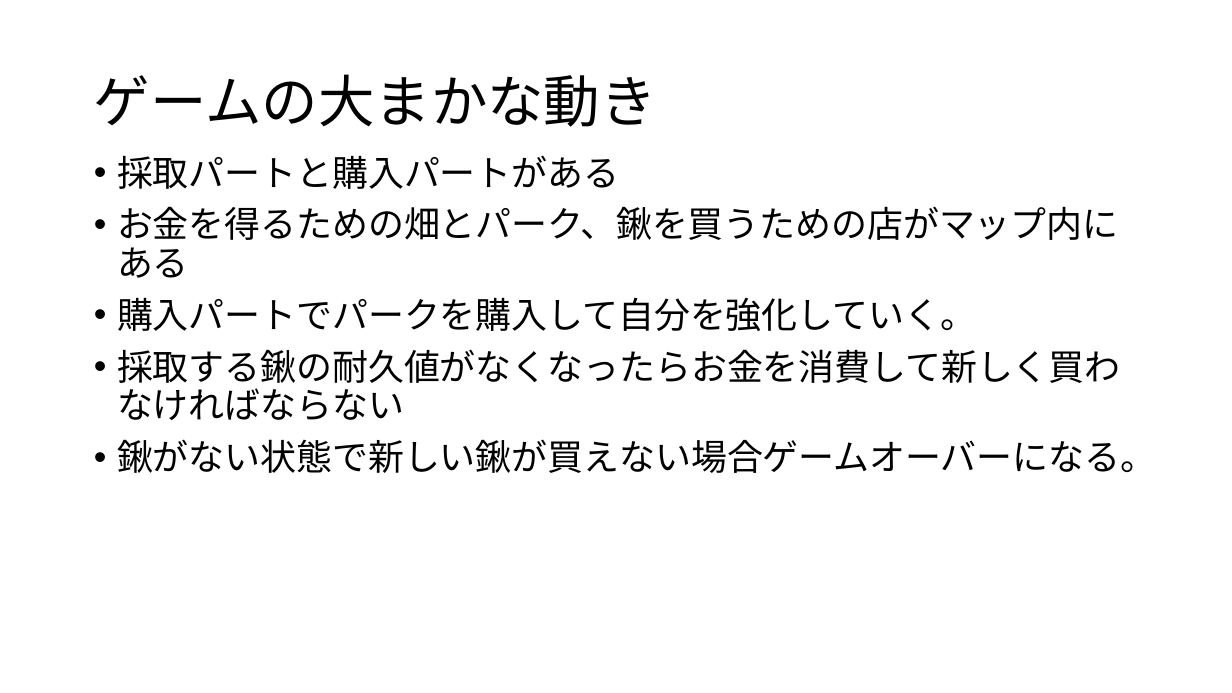
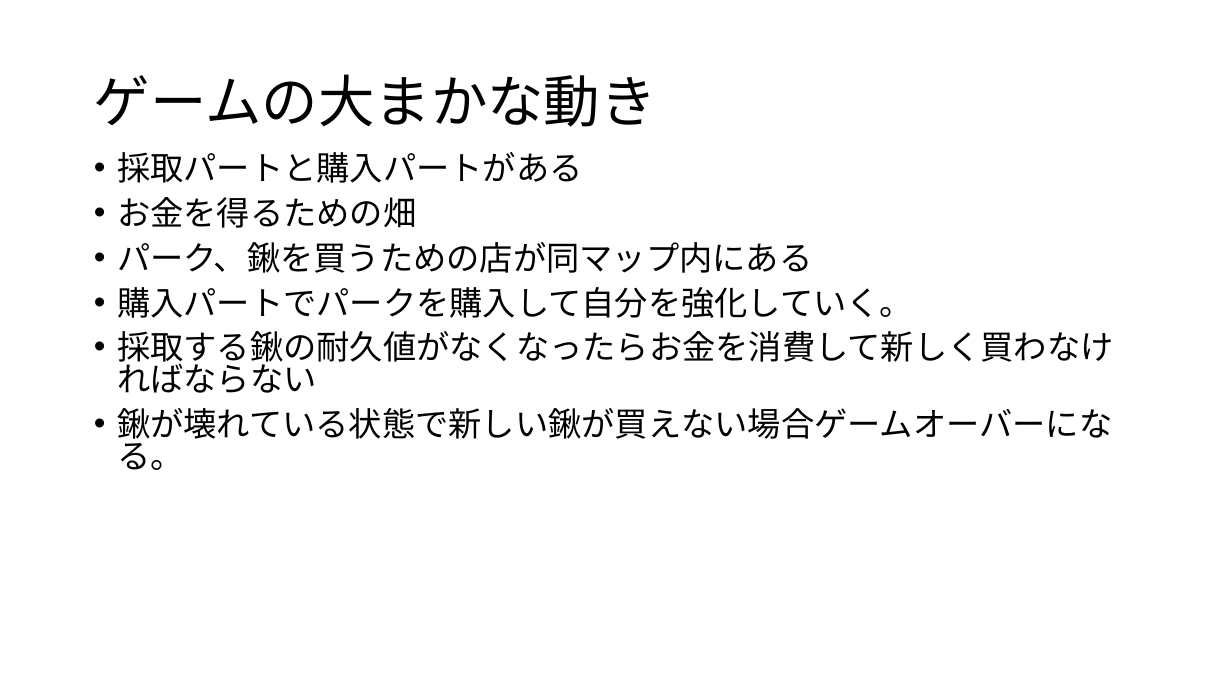
Before and after one commit to KawanoTakumi/FarmLife, a slide deck: slide 3 of FarmLife_企画.pptx. Drawn at 1232x693 pixels with LibreOffice and Linux fonts; fonts in the diff are those of the drawing. Boxes give left, top, right and bottom in pixels: in the first picture for what was removed or moved away, otherwise in the second. Text is boxed around its words. In the diff, an @@ line names an element or a change of style, - is before the commit and + after.

```diff
--- a/FarmLife_企画.pptx
+++ b/FarmLife_企画.pptx
@@ text at (x1=117, y1=152, x2=1114, y2=393): size 28 to 25.9 pt in "採取パートと購入パートがある", "購入パートでパークを購入して自分を強化していく。", "採取する鍬の耐久値がなくなったらお金を消費して新しく買わなければならない"; line spacing 0.9 to 0.8 @@
@@ text at (x1=117, y1=197, x2=812, y2=273): text changed; size 28 to 25.9 pt @@
-• お金を得るための畑とパーク、鍬を買うための店がマップ内にある
+• お金を得るための畑
+• パーク、鍬を買うための店が同マップ内にある
@@ text at (x1=117, y1=408, x2=1112, y2=470): text changed; size 28 to 25.9 pt @@
-• 鍬がない状態で新しい鍬が買えない場合ゲームオーバーになる。
+• 鍬が壊れている状態で新しい鍬が買えない場合ゲームオーバーになる。
```
Also in this commit, not shown: 4 other slides changed, 15 other files.
